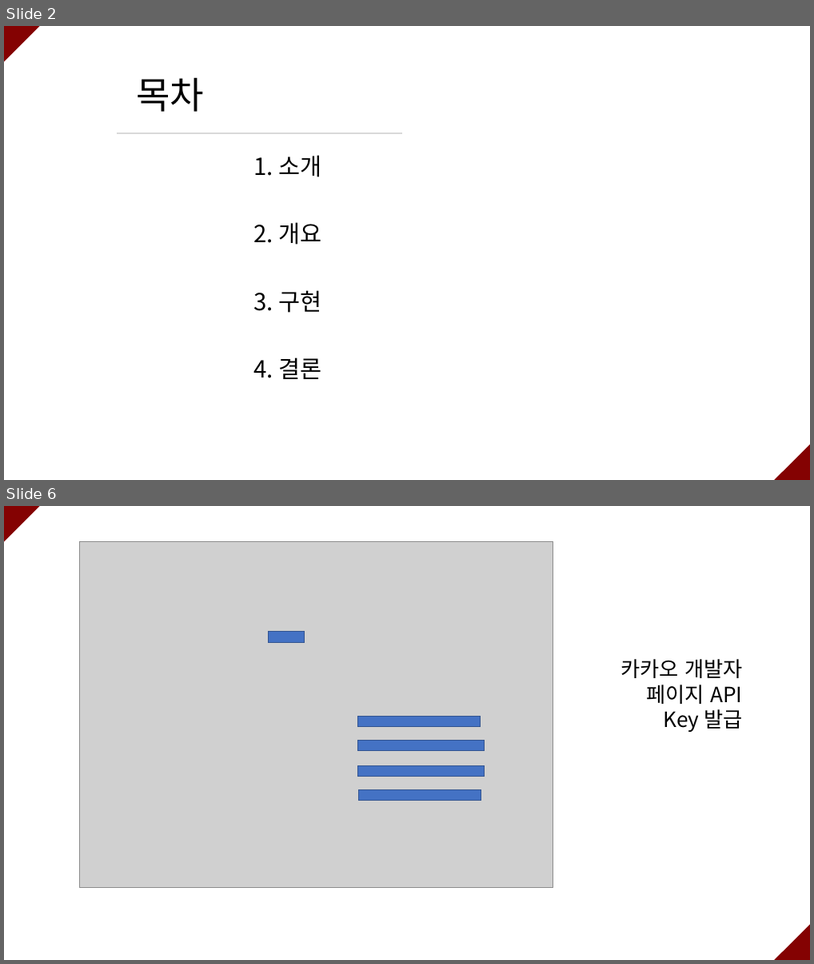
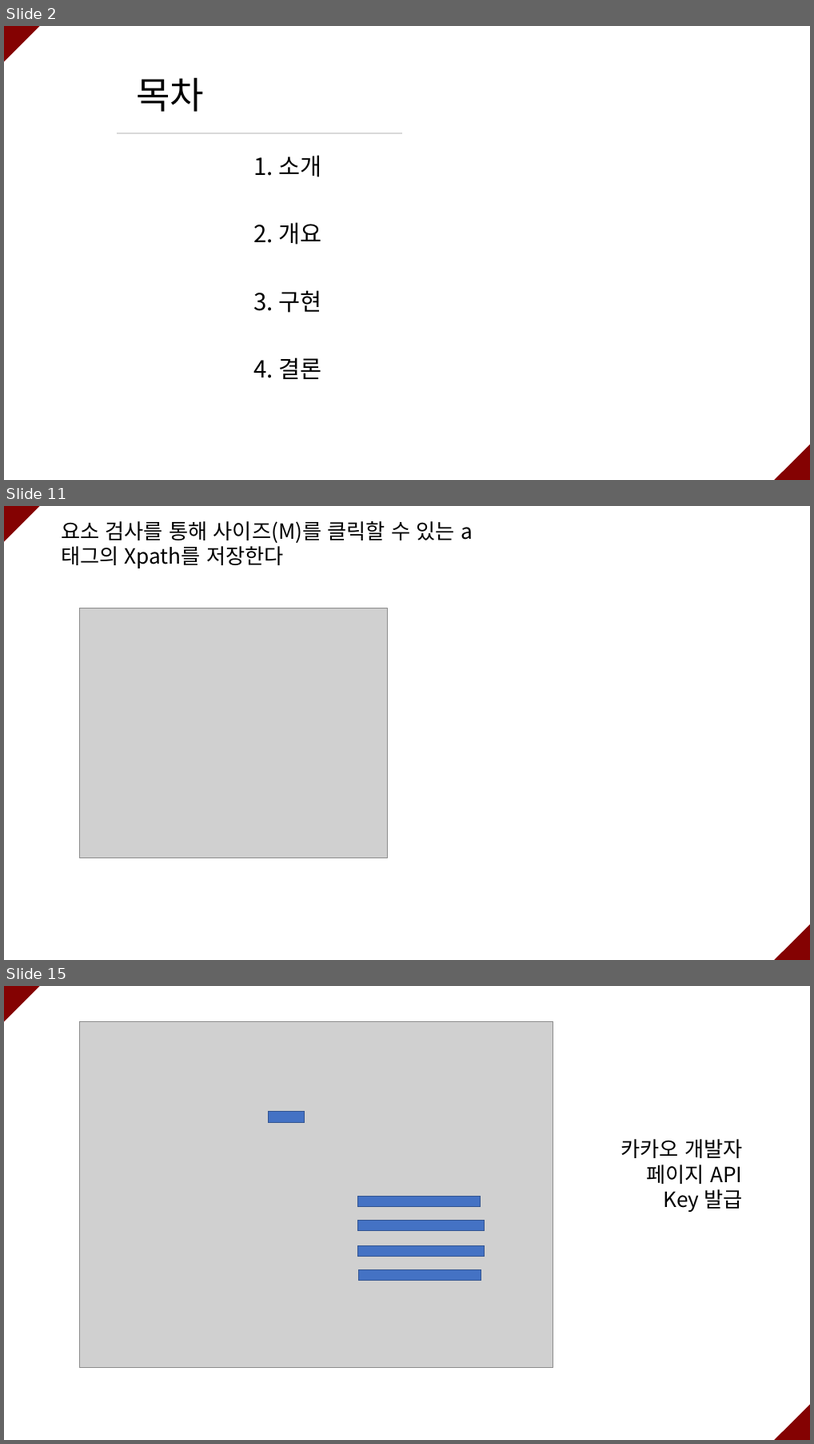
Before and after one commit to ramieeee/self_learning, a slide deck: semi_projects/쇼핑몰 옷 사이즈 확인 크롤링/쇼핑몰 옷 사이즈 확인 크롤링.pptx. Shown one above the other, each under a label of ours: slides 2 and 6 before the commit, slides 2, 11 and 15 after it; the slides between them are not shown. The pictures are 814x964 and 814x1444 pixels, drawn with LibreOffice and Linux fonts; fonts in the diff are those of the drawing; grey boxes stand for pictures. Boxes give left, top, right and bottom in pixels: in the first picture for what was removed or moved away, otherwise in the second. Text is boxed around its words. In the diff, an @@ line names an element or a change of style, - is before the commit and + after.

```diff
--- a/semi_projects/쇼핑몰 옷 사이즈 확인 크롤링/쇼핑몰 옷 사이즈 확인 크롤링.pptx
+++ b/semi_projects/쇼핑몰 옷 사이즈 확인 크롤링/쇼핑몰 옷 사이즈 확인 크롤링.pptx
@@ slide 11 added at (x1=4, y1=506, x2=810, y2=960), background #FFFFFF @@
@@ triangle added at (x1=4, y1=506, x2=40, y2=542), fill #840202 @@
@@ text added at (x1=61, y1=521, x2=455, y2=568), 25 pt, text #000000 @@
+요소 검사를 통해 사이즈(M)를 클릭할 수 있는 a태그의 Xpath를 저장한다
@@ picture added at (x1=80, y1=608, x2=387, y2=857) @@
@@ triangle added at (x1=774, y1=924, x2=810, y2=960), fill #840202 @@
@@ what was slide 6 is now slide 15 @@
```
Also in this commit, not shown: 4 slides changed, 8 other slides added, 5 other files.
